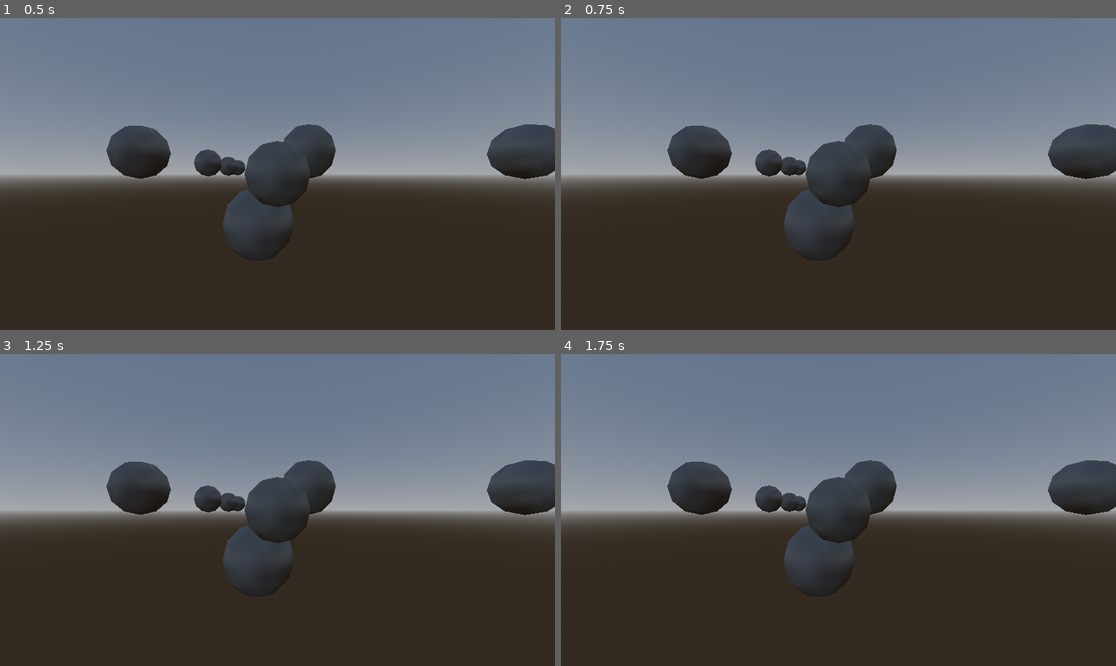
Above: before the commit, frames 1-4 (two rows, left to right).
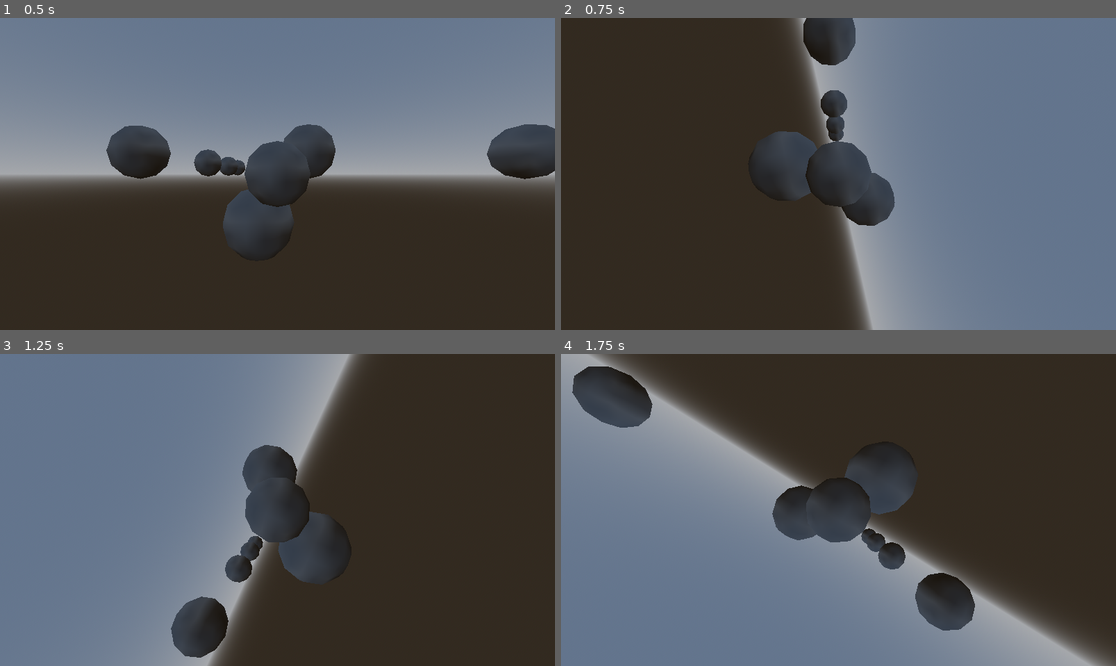
Above: after the commit, the same moments.

Repository: Kubota-Productions/SubmarineGodotConversion
Game: Godot game, scene res://Devscene.tscn
The game is run twice, just before and just after one commit, with the same random seed, the same clock (stepped at 60 frames per second) and the same inputs.
Inputs (mouse positions are in pixels of both pictures, inside the frame that each line leads up to):
- Up to frame 1 (0.5 s): no input
- Up to frame 2 (0.75 s): tap Enter (ui_accept) at 0.5 s; move the mouse to (960, 158) at 0.52 s; hold D (move_right) from 0.53 s (still down); hold Y (manual_roll, bound only after the commit) from 0.53 s (still down)
- Up to frame 3 (1.25 s): keep holding D (move_right); keep holding Y (manual_roll, bound only after the commit); tap Enter (ui_accept) at 0.77 s; right-click (399, 494) at 0.8 s
- Up to frame 4 (1.75 s): move the mouse to (727, 525) at 1.27 s; release D (move_right) at 1.28 s; release Y (manual_roll, bound only after the commit) at 1.28 s; hold S (move_down) from 1.28 s (still down); right-click (727, 525) at 1.35 s; tap Enter (ui_accept) at 1.52 s; tap Y (manual_roll, bound only after the commit) at 1.55 s

Frame 1 is identical in both runs. In frame 2, 59% of the frame differs, in the area x 0-100%, y 0-100%; in frame 3, 55%; in frame 4, 82%.
Error after the commit: Invalid type in utility function "deg_to_rad()". Cannot convert argument 1 from Nil to float. (res://MouseFlightController.gd:71)

Commit message:
Sub rotation patches

Diff:
--- a/MouseFlightController.gd
+++ b/MouseFlightController.gd
@@ -10,6 +10,8 @@
 @export var mouse_sensitivity: float = 3.0
 @export var aim_distance: float = 500.0
 @export var show_debug_info: bool = false
+var mouse_x_global
+var mouse_y_global
 
 
 var frozen_direction: Vector3 = Vector3.FORWARD
@@ -26,8 +28,8 @@
 		push_error("MouseFlightController: No camera assigned!")
 
 	# The rig should not be parented to anything to avoid unintended rotations
-	get_parent().remove_child(self)
-	get_tree().root.add_child(self)
+	#get_parent().remove_child(self)
+	#get_tree().root.add_child(self)
 
 func _process(delta):
 	if not use_fixed:
@@ -37,6 +39,17 @@
 func _physics_process(delta):
 	if use_fixed:
 		update_camera_pos()
+
+func _unhandled_input(event: InputEvent) -> void:
+	if event is InputEventMouseMotion:
+		var mouse_x = event.relative.x * mouse_sensitivity
+		var mouse_y = -event.relative.y * mouse_sensitivity
+		mouse_x_global = mouse_x
+		mouse_y_global = mouse_y
+		# Now you can use mouse_x and mouse_y for whatever purpose (e.g., rotating the camera)
+		# For example:
+		# camera_rotation.x += mouse_y
+		# camera_rotation.y += mouse_x
 
 func rotate_rig(delta):
 	if not mouse_aim or not cam or not camera_rig:
@@ -51,12 +64,12 @@
 		mouse_aim.look_at(mouse_aim.global_transform.origin + frozen_direction, Vector3.UP)
 
 	# Get mouse movement
-	var mouse_x = Input.get_axis("mouse_left", "mouse_right") * mouse_sensitivity
-	var mouse_y = -Input.get_axis("mouse_up", "mouse_down") * mouse_sensitivity
+	#var mouse_x = Input.get_axis("mouse_left", "mouse_right") * mouse_sensitivity
+	#var mouse_y = -Input.get_axis("mouse_up", "mouse_down") * mouse_sensitivity
 
 	# Rotate mouse aim target
-	mouse_aim.rotate_object_local(Vector3.RIGHT, deg_to_rad(mouse_y))
-	mouse_aim.rotate_object_local(Vector3.UP, deg_to_rad(mouse_x))
+	mouse_aim.rotate_object_local(Vector3.RIGHT, deg_to_rad(mouse_y_global))
+	mouse_aim.rotate_object_local(Vector3.UP, deg_to_rad(mouse_x_global))
 
 	# Determine up vector based on pitch angle
 	var up_vec = camera_rig.global_transform.basis.y if abs(mouse_aim.global_transform.basis.z.y) > 0.9 else Vector3.UP
--- a/project.godot
+++ b/project.godot
@@ -57,3 +57,13 @@
 "events": [Object(InputEventKey,"resource_local_to_scene":false,"resource_name":"","device":-1,"window_id":0,"alt_press …(192 unchanged characters)…
 ]
 }
+manual_roll={
+"deadzone": 0.2,
+"events": [Object(InputEventKey,"resource_local_to_scene":false,"resource_name":"","device":-1,"window_id":0,"alt_pressed":false,"shift_pressed":false,"ctrl_pressed":false,"meta_pressed":false,"pressed":false,"keycode":0,"physical_keycode":89,"key_label":0,"unicode":121,"location":0,"echo":false,"script":null)
+]
+}
+right_click={
+"deadzone": 0.2,
+"events": [Object(InputEventMouseButton,"resource_local_to_scene":false,"resource_name":"","device":-1,"window_id":0,"alt_pressed":false,"shift_pressed":false,"ctrl_pressed":false,"meta_pressed":false,"button_mask":0,"position":Vector2(0, 0),"global_position":Vector2(0, 0),"factor":1.0,"button_index":2,"canceled":false,"pressed":false,"double_click":false,"script":null)
+]
+}
Not shown: 1 places in Devscene.tscn that only renumber resources
